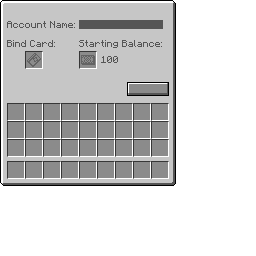
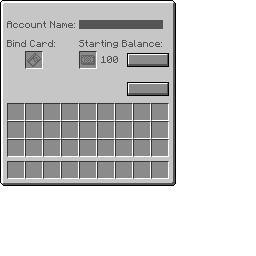
Before/after of a 256×256 layered artwork. What changed in the layer stack:
showed "Paint Layer 22" over [128, 53, 169, 66]
added layer "Copy of Paint Layer 23" (5th of 6) above "Copy of Paint Layer 23" over [127, 53, 169, 67]
painted on "Vanilla Container" over [127, 53, 169, 67]
